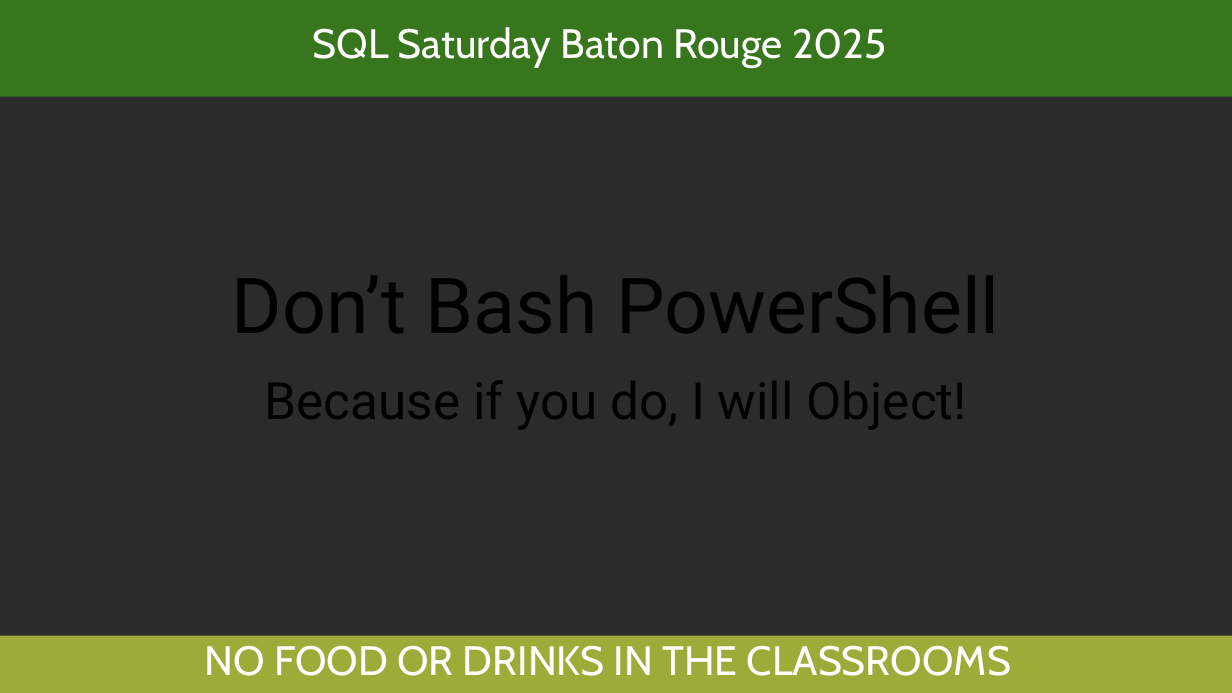
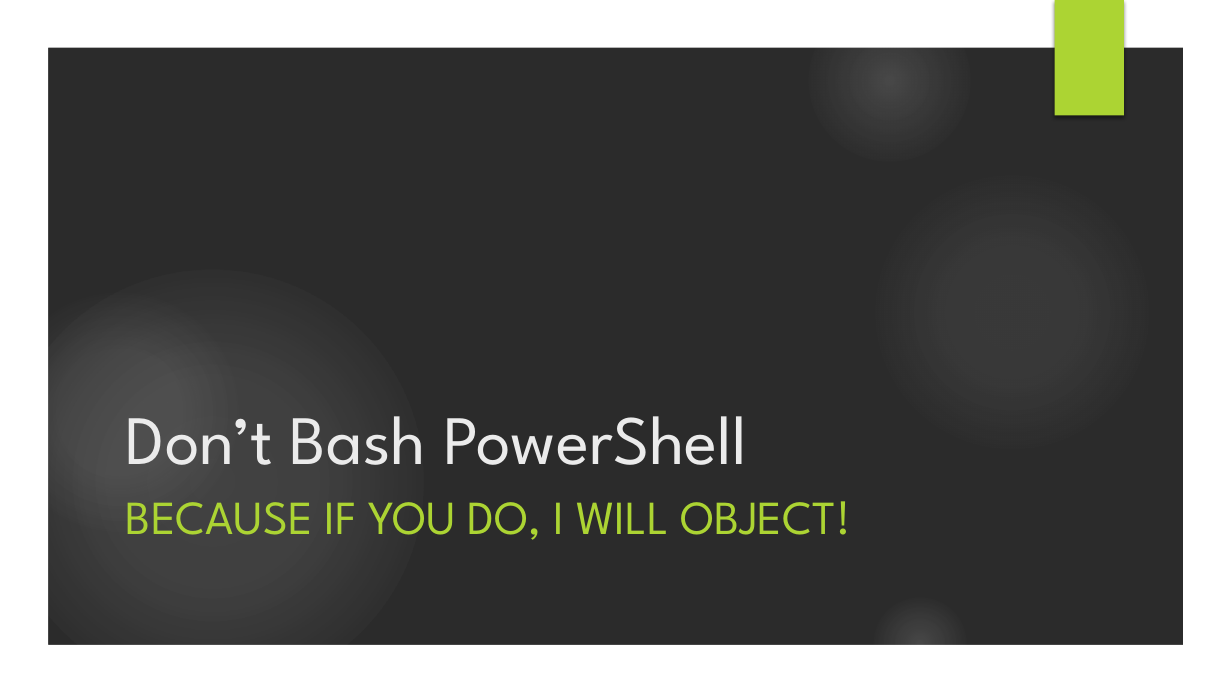
Before and after one commit to stevenjudd/DontBashPowerShell, a slide deck: slide 1 of Dont Bash PowerShell.pptx. Drawn at 1232x693 pixels with LibreOffice and Linux fonts; fonts in the diff are those of the drawing; background and template pictures are left out; a plain dark background stands for a picture behind light text. Boxes give left, top, right and bottom in pixels: in the first picture for what was removed or moved away, otherwise in the second. Text is boxed around its words. In the diff, an @@ line names an element or a change of style, - is before the commit and + after.

Commit message:
added gitignore rearranged demos fixed demo path updated slides

```diff
--- a/Dont Bash PowerShell.pptx
+++ b/Dont Bash PowerShell.pptx
@@ rectangle removed at (0,0,1232,78) @@
@@ rectangle removed at (0,0,1232,97) @@
@@ group added at (0,0,1232,693): 5 ellipses, 1 freeform shape @@
@@ text removed at (313,27,887,67) @@
-SQL Saturday Baton Rouge 2025
@@ rectangle added at (1055,0,1124,116), fill #ACD433 @@
@@ title "Don’t Bash PowerShell": place and size @@
-title "Don’t Bash PowerShell" at (232,276,1000,333)
+title "Don’t Bash PowerShell" at (126,416,747,465)
@@ title "Don’t Bash PowerShell" at (126,416,747,465): size 60 to 54 pt, font Roboto to League Spartan, text colour #000000 to #EBEBEB; alignment centre to left; line spacing 0.9 to 1 @@
@@ subtitle at (126,501,850,540): text changed; size 40 to 37 pt; font Roboto to League Spartan; text colour #000000 to #ACD433 @@
-Because if you do, I will Object!
+BECAUSE IF YOU DO, I WILL OBJECT!
@@ rectangle removed at (0,636,1232,693) @@
@@ text removed at (204,645,1011,676) @@
-NO FOOD OR DRINKS IN THE CLASSROOMS
```
Also in this commit, not shown: 14 other slides changed, 2 slides removed, 2 other files.
